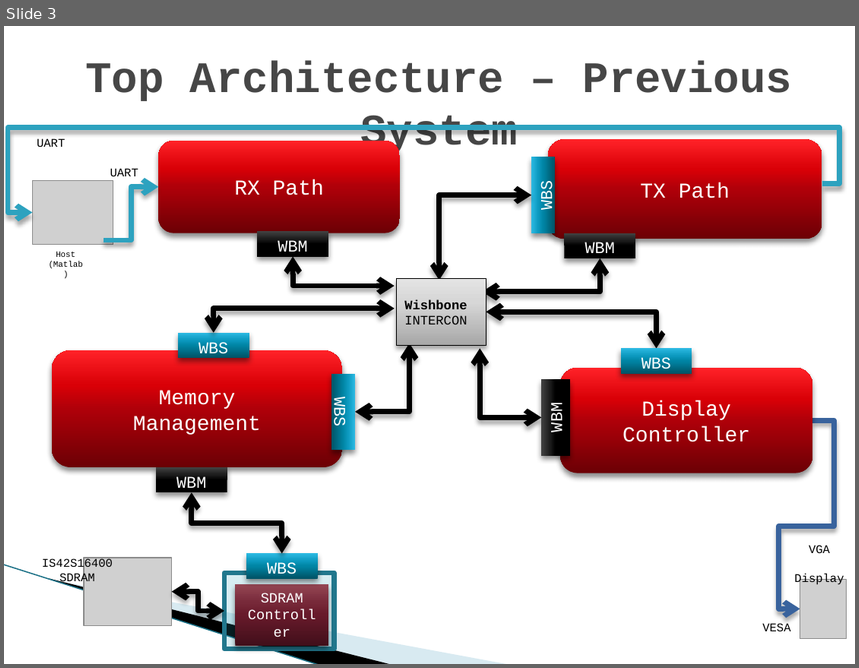
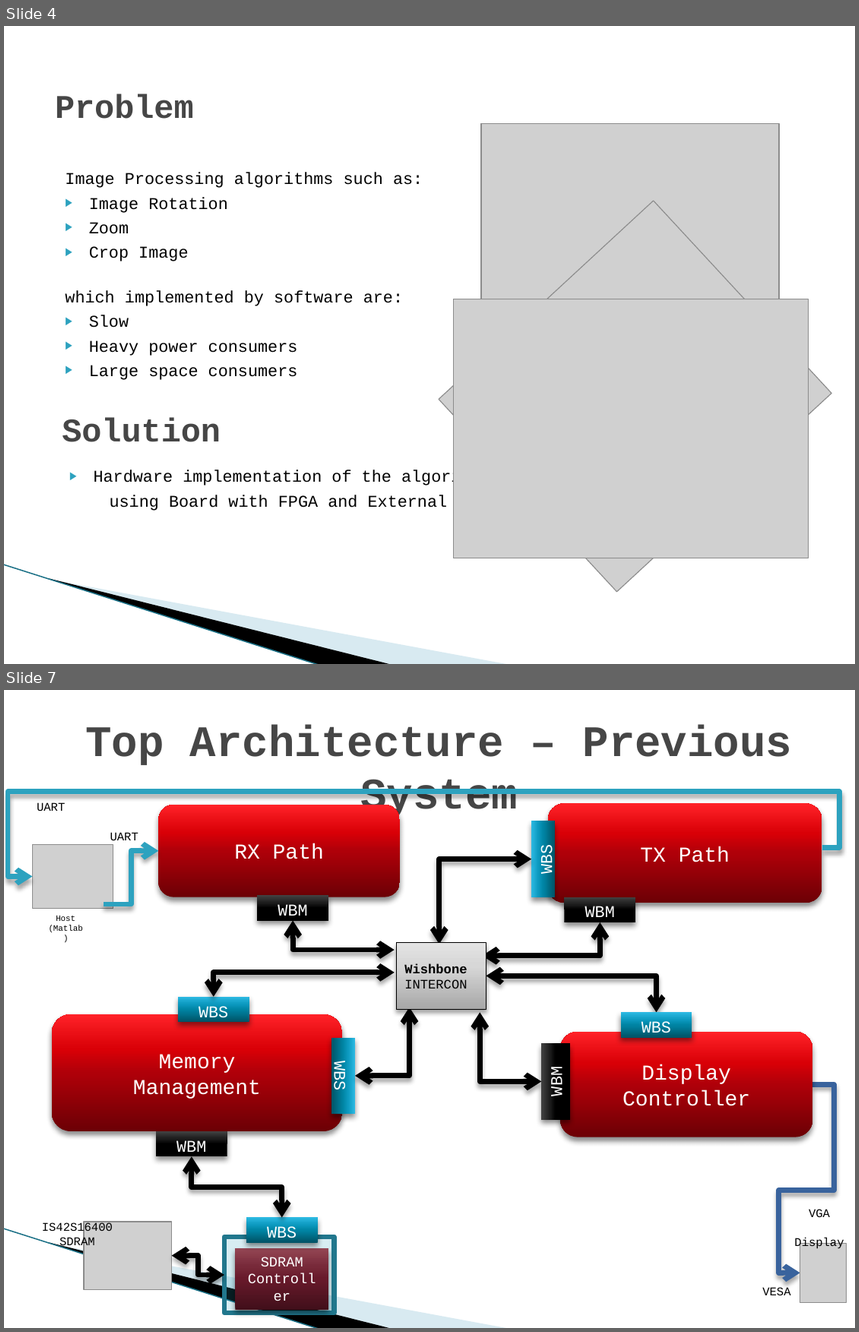
Before and after one commit to shizzz88/image-rotation-technion-ee, a slide deck: Presentation/Mid_Presentation.pptx. Shown one above the other, each under a label of ours: slide 3 before the commit, slides 4 and 7 after it; the slides between them are not shown. The pictures are 859x668 and 859x1332 pixels, drawn with LibreOffice and Linux fonts; fonts in the diff are those of the drawing; grey boxes stand for pictures; background and template pictures are left out. Boxes give left, top, right and bottom in pixels: in the first picture for what was removed or moved away, otherwise in the second. Text is boxed around its words. In the diff, an @@ line names an element or a change of style, - is before the commit and + after.

```diff
--- a/Presentation/Mid_Presentation.pptx
+++ b/Presentation/Mid_Presentation.pptx
@@ slide 4 added at (4,26,855,664), background #FFFFFF; not listed: 3 template elements that a slide beside it also shows @@
@@ title added at (55,94,194,119), 28 pt, text #464646, bold @@
+Problem
@@ picture added at (481,124,779,422) @@
@@ text added at (65,173,423,380), 14 pt, text #000000 @@
+Image Processing algorithms such as:
+▶ Image Rotation
+▶ Zoom
+▶ Crop Image
+which implemented by software are:
+▶ Slow
+▶ Heavy power consumers
+▶ Large space consumers
@@ picture added at (438,201,831,592) @@
@@ picture added at (453,300,808,558) @@
@@ text added at (62,417,221,442), 28 pt, text #464646, bold @@
+Solution
@@ text added at (94,471,501,511), 14 pt, text #000000 @@
+▶ Hardware implementation of the algorithms
+using Board with FPGA and External Memory
@@ what was slide 3 is now slide 7 @@
```
Also in this commit, not shown: 9 slides changed, 5 other slides added.
